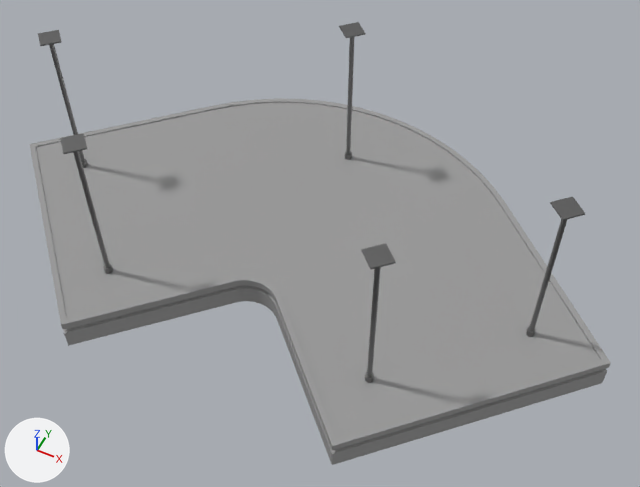
What one commit did to the glTF model public/rebuilt/simready-lamp_ceiling_corner_a01.glb.
Before and after are seen from a 50 mm camera at (0.447, -0.815, 1.056) aimed at (0.061, -0.043, 0.091). The lights are fixed; the arrows at lower left show +X, +Y and +Z. The older version comes first. Where no turn or scale is listed for an object, it has been applied to the vertices. Vertices at exactly the same position are counted once.

Objects in the first picture: 'lower_slab', 'rod', 'rod.001', 'rod.002', 'rod.003', 'rod.004'.
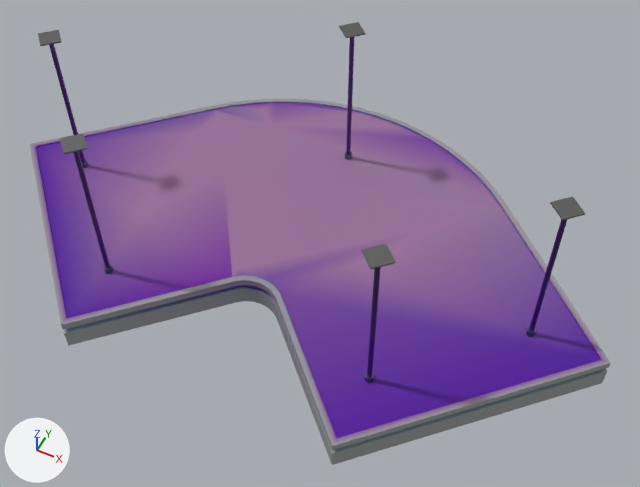
The newer file is also turned or shifted as a whole; pictures and numbers use the older file's frame.

Patch to the scene script:
```diff
--- a/public/rebuilt/simready-lamp_ceiling_corner_a01.glb.py
+++ b/public/rebuilt/simready-lamp_ceiling_corner_a01.glb.py
@@ mat_brushed_steel__888888 @@
 n0 = _N.new('ShaderNodeBsdfPrincipled'); n0.name = 'Principled BSDF'
-n0.inputs[0].default_value = (0.246, 0.246, 0.246, 1.0)  # 'Base Color', grey #888888
 n0.inputs[1].default_value = 1.0  # 'Metallic'
@@ mat_brushed_steel__888888 @@
 n1 = _N.new('ShaderNodeOutputMaterial'); n1.name = 'Material Output'
+n2 = _N.new('ShaderNodeMix'); n2.name = 'Mix'
+n2.data_type = 'RGBA'
+n2.blend_type = 'MULTIPLY'
+n2.inputs[0].default_value = 1.0  # 'Factor'
+n2.inputs[7].default_value = (0.246, 0.246, 0.246, 1.0)  # 'B', grey #888888
+n3 = _N.new('ShaderNodeVertexColor'); n3.name = 'Color Attribute'
 _L.new(n0.outputs[0], n1.inputs[0])  # 'BSDF' to 'Surface'
+_L.new(n2.outputs[2], n0.inputs[0])  # 'Result' to 'Base Color'
+_L.new(n3.outputs[0], n2.inputs[6])  # 'Color' to 'A'
@@ mat_concrete__999999 @@
 n0 = _N.new('ShaderNodeBsdfPrincipled'); n0.name = 'Principled BSDF'
-n0.inputs[0].default_value = (0.319, 0.319, 0.319, 1.0)  # 'Base Color', grey #999999
 n0.inputs[2].default_value = 0.85  # 'Roughness'
 n1 = _N.new('ShaderNodeOutputMaterial'); n1.name = 'Material Output'
+n2 = _N.new('ShaderNodeMix'); n2.name = 'Mix'
+n2.data_type = 'RGBA'
+n2.blend_type = 'MULTIPLY'
+n2.inputs[0].default_value = 1.0  # 'Factor'
+n2.inputs[7].default_value = (0.319, 0.319, 0.319, 1.0)  # 'B', grey #999999
+n3 = _N.new('ShaderNodeVertexColor'); n3.name = 'Color Attribute'
 _L.new(n0.outputs[0], n1.inputs[0])  # 'BSDF' to 'Surface'
+_L.new(n2.outputs[2], n0.inputs[0])  # 'Result' to 'Base Color'
+_L.new(n3.outputs[0], n2.inputs[6])  # 'Color' to 'A'
@@ me_rod_004 @@
 # used by ob_rod_004; location = (0.0, 0.185, 0.174)
-me_rod_004.from_pydata(...)  # 144 vertices, 284 faces; spans x -0.021..0.021, y -0.021..0.021, z -0.127..0.127
+me_rod_004.from_pydata(...)  # 144 vertices, 284 faces; spans x -0.021..0.021, y -0.021..0.021, z -0.126..0.127
+# me_rod_004 part 1: vertex colours changed
 me_rod_004.materials.append(mat_brushed_steel__888888)
@@ me_lower_slab @@
 me_lower_slab.from_pydata(...)  # 520 vertices, 1036 faces; spans x -0.495..0.495, y -0.31..0.31, z -0.025..0.025
 # used by ob_lower_slab; location = (0.0, 0.0, 0.025)
+# me_lower_slab part 2: vertex colours changed
 me_lower_slab.materials.append(mat_concrete__999999)
```

Where the change shows, as pixel boxes [x1, y1, x2, y2] in the pictures (640 x 487 px):
'lower_slab', recoloured
    both: [29, 98, 610, 455]
'rod.003', recoloured (darker)
    both: [361, 243, 396, 383]
'rod.001', recoloured
    both: [526, 217, 568, 337]
'rod.002', recoloured
    both: [60, 133, 113, 274]
'rod.004', recoloured (darker)
    both: [345, 34, 357, 160]
'rod', recoloured
    both: [47, 41, 88, 168]
